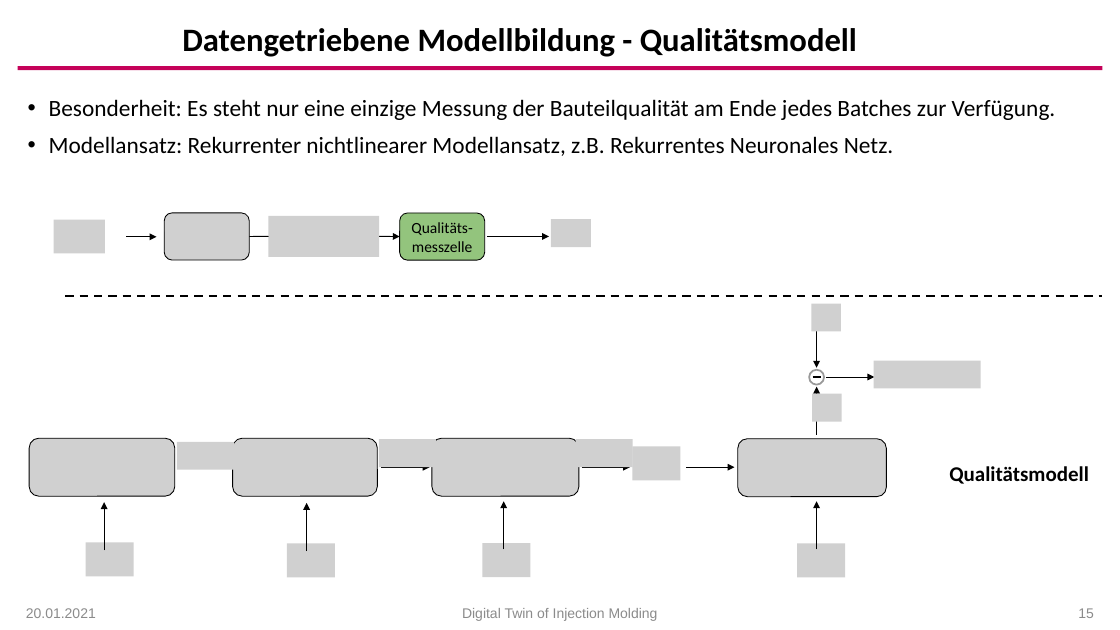
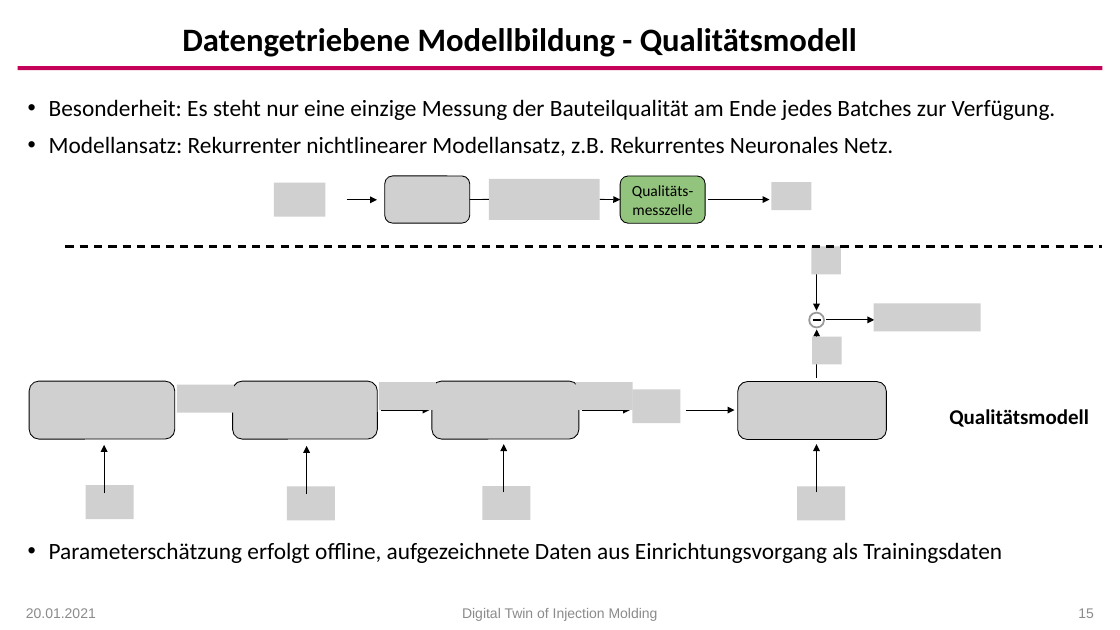
Before and after one commit to arehmer/DigitalTwinInjectionMoulding, a slide deck: slide 15 of Präsentationen/Kick-Off.pptx. Drawn at 1120x630 pixels with LibreOffice and Linux fonts; fonts in the diff are those of the drawing; grey boxes stand for pictures; background and template pictures are left out. Boxes give left, top, right and bottom in pixels: in the first picture for what was removed or moved away, otherwise in the second. Text is boxed around its words. In the diff, an @@ line names an element or a change of style, - is before the commit and + after.

```diff
--- a/Präsentationen/Kick-Off.pptx
+++ b/Präsentationen/Kick-Off.pptx
@@ rounded rectangle "Qualitäts-messzelle": place and size @@
-rounded rectangle "Qualitäts-messzelle" at [400, 213, 485, 260]
+rounded rectangle "Qualitäts-messzelle" at [620, 176, 705, 223]
@@ picture: place and size @@
-picture at [54, 219, 105, 253]
+picture at [274, 182, 325, 216]
@@ arrow moved from (379, 236) - (400, 237) to (347, 200) - (377, 200) @@
@@ arrow moved from (487, 237) - (549, 237) to (470, 200) - (489, 199) @@
@@ arrow (470, 200) - (489, 199): arrow to line @@
@@ line moved from (250, 237) - (269, 236) to (600, 199) - (620, 200) @@
@@ line (600, 199) - (620, 200): line to arrow @@
@@ group added at [385, 176, 812, 223]: 3 pictures, 1 arrow @@
@@ arrow removed from (126, 237) to (156, 237) @@
@@ picture removed at [165, 213, 250, 260] @@
@@ picture removed at [269, 216, 380, 257] @@
@@ picture removed at [551, 219, 592, 247] @@
@@ line moved from (66, 296) - (1102, 296) to (66, 246) - (1102, 246) @@
@@ arrow moved from (817, 435) - (817, 386) to (817, 262) - (817, 311) @@
@@ arrow moved from (817, 319) - (817, 368) to (817, 378) - (817, 329) @@
@@ 8 pictures, 6 arrows, 1 text, 1 line, 1 ellipse: place and size @@
-8 pictures, 6 arrows, 1 text, 1 line, 1 ellipse at [86, 303, 1089, 576]
+8 pictures, 6 arrows, 1 text, 1 line, 1 ellipse at [86, 246, 1089, 519]
@@ 7 pictures, 2 arrows: place and size @@
-7 pictures, 2 arrows at [29, 439, 886, 577]
+7 pictures, 2 arrows at [29, 381, 886, 520]
@@ text at [49, 542, 1002, 563]: paragraph added @@
+• Parameterschätzung erfolgt offline, aufgezeichnete Daten aus Einrichtungsvorgang als Trainingsdaten
```
Also in this commit, not shown: 9 other slides changed, 5 slides added, 1 slide removed, 2 other files.
